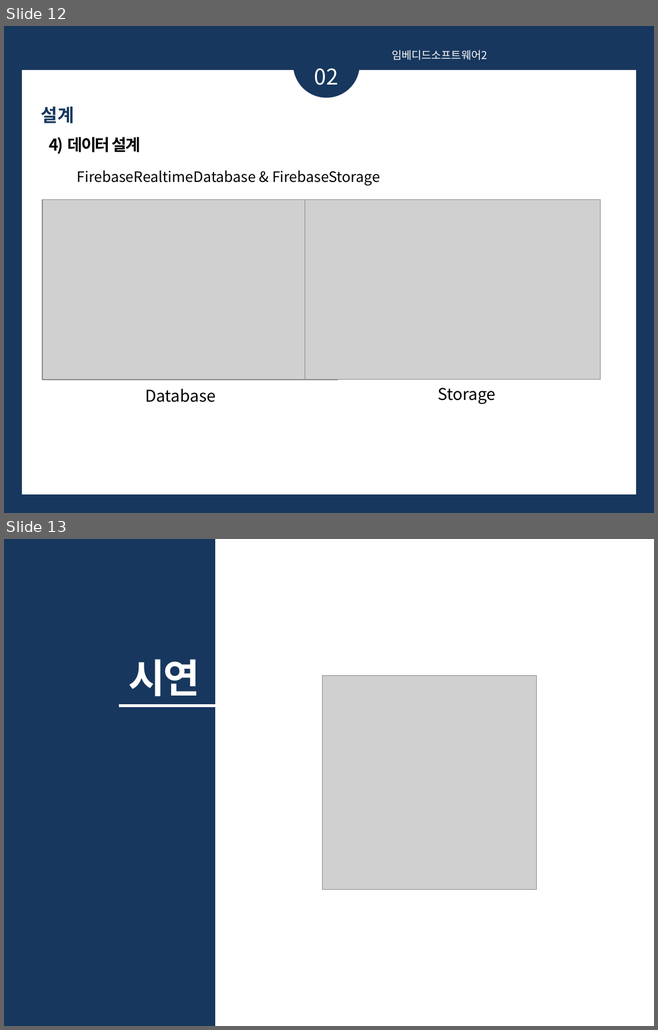
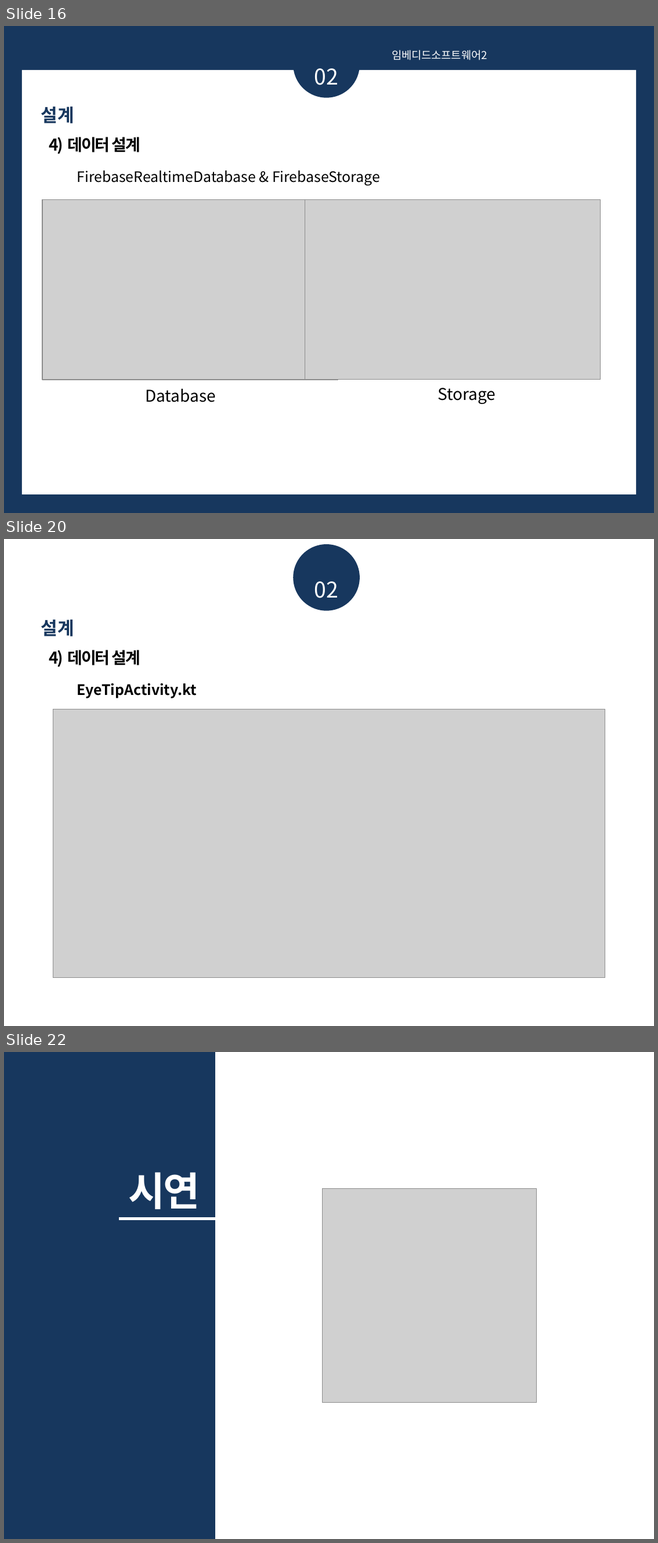
Before and after one commit to 201411108/Black-Android-app-for-eye, a slide deck: Document/발표PPT양식.pptx. Shown one above the other, each under a label of ours: slides 12 and 13 before the commit, slides 16, 20 and 22 after it; the slides between them are not shown. The pictures are 658x1030 and 658x1543 pixels, drawn with LibreOffice and Linux fonts; fonts in the diff are those of the drawing; grey boxes stand for pictures. Boxes give left, top, right and bottom in pixels: in the first picture for what was removed or moved away, otherwise in the second. Text is boxed around its words. In the diff, an @@ line names an element or a change of style, - is before the commit and + after.

Commit message:
그래픽, 데이터 설계 부분 내용 추가

```diff
--- a/Document/발표PPT양식.pptx
+++ b/Document/발표PPT양식.pptx
@@ slide 20 added at (x1=4, y1=539, x2=654, y2=1026), background #FFFFFF @@
@@ ellipse added at (x1=293, y1=544, x2=360, y2=610), fill #17375E @@
@@ text added at (x1=314, y1=581, x2=338, y2=598), 24 pt, text #FFFFFF @@
+02
@@ text added at (x1=41, y1=620, x2=74, y2=636), 20 pt, text #17375E, bold @@
+설계
@@ text added at (x1=49, y1=650, x2=140, y2=667), 18 pt, text #000000, bold @@
+4) 데이터 설계
@@ text added at (x1=77, y1=683, x2=197, y2=699), 16 pt, text #000000, bold @@
+EyeTipActivity.kt
@@ picture added at (x1=53, y1=709, x2=605, y2=977) @@
@@ what was slide 12 is now slide 16 @@
@@ what was slide 13 is now slide 22 @@
```
Also in this commit, not shown: 8 other slides added.
